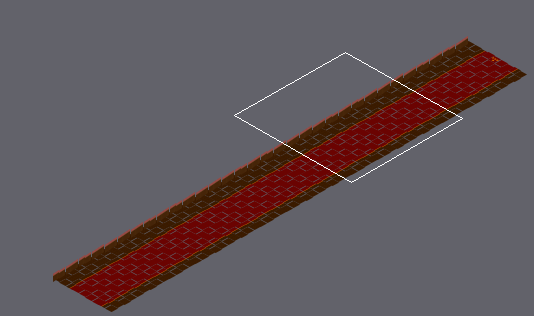
A Tiled map (JSON) gets an edit: assets/tiledmap/Levels/level7.json. Above: a wide view before the commit, with the close-up outlined.
Close-up. Earlier state:
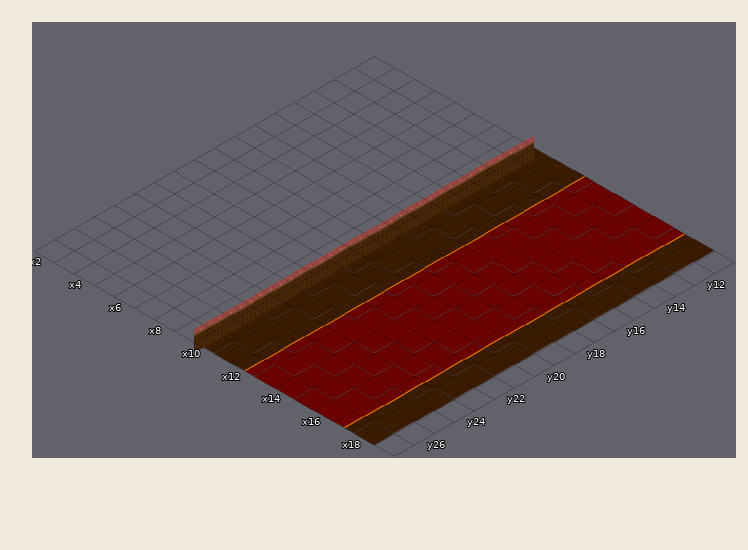
Cells are 182x104 px. Isometric: x runs down to the right, y down to the left. Shown: x 2..19, y 11..27. The commit also changed other parts of the map, which this record leaves out.
The result:
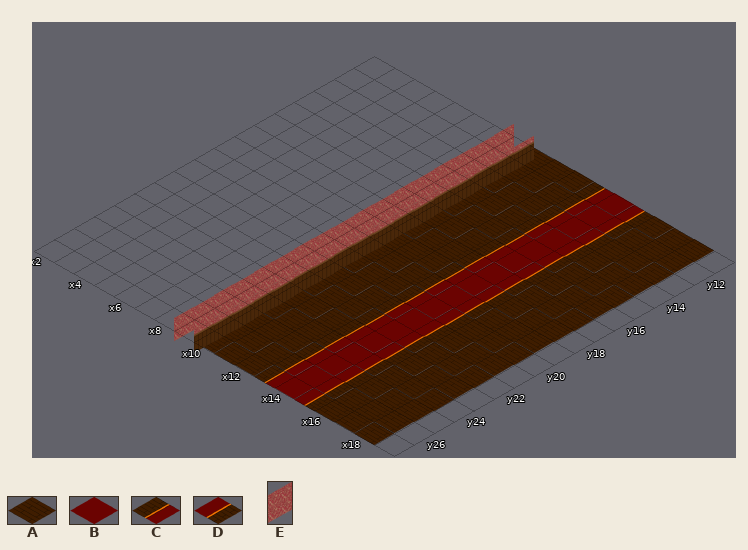
Key: from "floor": A 0, B 1, C 4, D 8; from "wall": E 3 flipped left-right.
_ is an empty cell.
Tiles replaced or removed in this view: B, C, D.
The edit:
Changed rows in their new state; . is an unchanged cell.
Layer "floor":
first column x 12:
11 AC.DAA
12 AC.DAA
13 AC.DAA
14 AC.DAA
15 AC.DAA
16 AC.DAA
17 AC.DAA
18 AC.DAA
19 AC.DAA
20 AC.DAA
21 AC.DAA
22 AC.DAA
23 AC.DAA
24 AC.DAA
25 AC.DAA
26 AC.DAA
27 AC.DAA
Layer "wall":
first column x 9:
11 E
12 E
13 E
14 E
15 E
16 E
17 E
18 E
19 E
20 E
21 E
22 E
23 E
24 E
25 E
26 E
27 E
